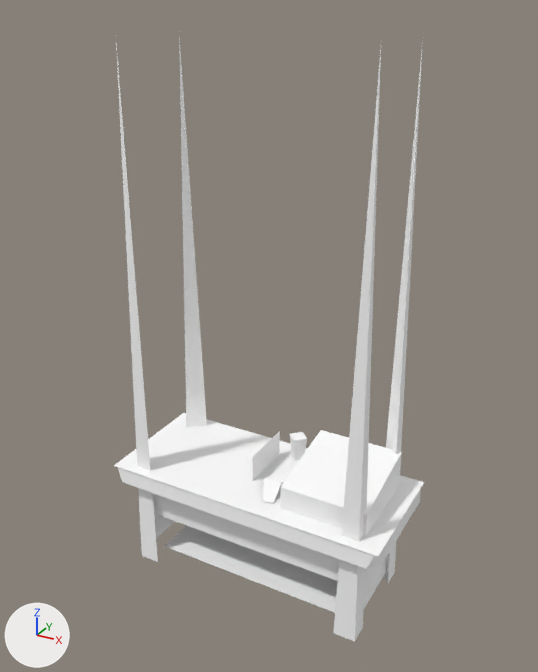
One commit to the glTF model public/3d/item/model__item__room.ofs_3891_0/3891kg3_shp13.gltf: the scene before it, then after it.
The view is the same before and after, from a camera (50 mm lens) standing at (1.92, -3.52, 3.39) and looking at (-0.02, 0.0, 1.63). Every picture has the same lights, and +X, +Y and +Z are marked at lower left. The older version comes first.

Before the edit, the objects in view are built like this:
```python
mat_shp13_0 = principled_material('shp13_0')
mat_shp13_0.base_color = (1.0, 1.0, 1.0)  # white #ffffff
mat_shp13_0.roughness = 1.0
mat_shp13_1 = principled_material('shp13_1')
mat_shp13_1.base_color = (1.0, 1.0, 1.0)  # white #ffffff
mat_shp13_1.roughness = 1.0
mat_shp13_2 = principled_material('shp13_2')
mat_shp13_2.base_color = (1.0, 1.0, 1.0)  # white #ffffff
mat_shp13_2.roughness = 1.0
me_3891kg3_shp13 = bpy.data.meshes.new('3891kg3_shp13')
me_3891kg3_shp13.from_pydata(...)  # 85 vertices, 70 faces; spans x -0.9..0.9, y -0.45..0.46, z -0.05..3.28
# faces by material slot: [34, 34, 2]
me_3891kg3_shp13.materials.append(mat_shp13_1)  # white #ffffff
me_3891kg3_shp13.materials.append(mat_shp13_2)  # white #ffffff
me_3891kg3_shp13.materials.append(mat_shp13_0)  # white #ffffff
ob_3891kg3_shp13 = bpy.data.objects.new('3891kg3_shp13', me_3891kg3_shp13)
ob_3891kg3_shp13.location = (0.0, 0.0, 0.0)
```
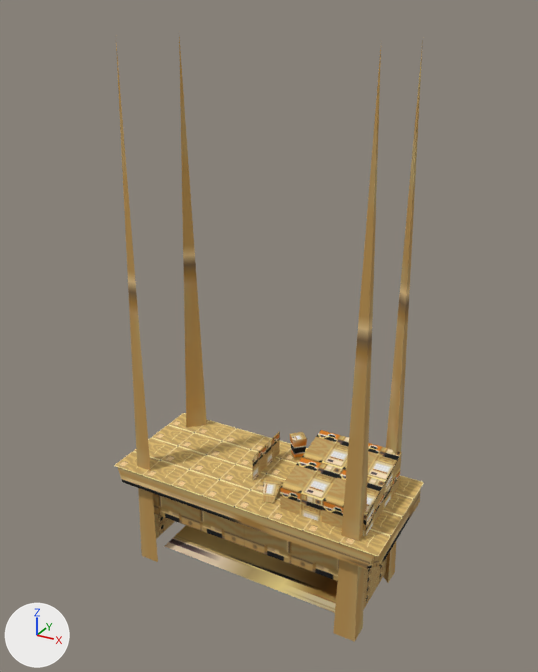
Boxes (x1, y1, x2, y2) around the edits, measured in the pictures (538 x 672 px):
'3891kg3_shp13', surface changed (white to brown)
    both: (114, 37, 424, 642)

The edits, one by one:
Picture 'shp13_0' (img_shp13_0) is new.
Picture 'shp13_2' (img_shp13_2) is new.
Picture 'shp13_1' (img_shp13_1) is new.
In material 'shp13_1' (mat_shp13_1), base_color is no longer (1.0, 1.0, 1.0), white #ffffff.
In material 'shp13_1' (mat_shp13_1), texture is now set to img_shp13_1.
In material 'shp13_2' (mat_shp13_2), base_color is no longer (1.0, 1.0, 1.0), white #ffffff.
In material 'shp13_2' (mat_shp13_2), texture is now set to img_shp13_2.
In material 'shp13_0' (mat_shp13_0), base_color is no longer (1.0, 1.0, 1.0), white #ffffff.
In material 'shp13_0' (mat_shp13_0), texture is now set to img_shp13_0.
